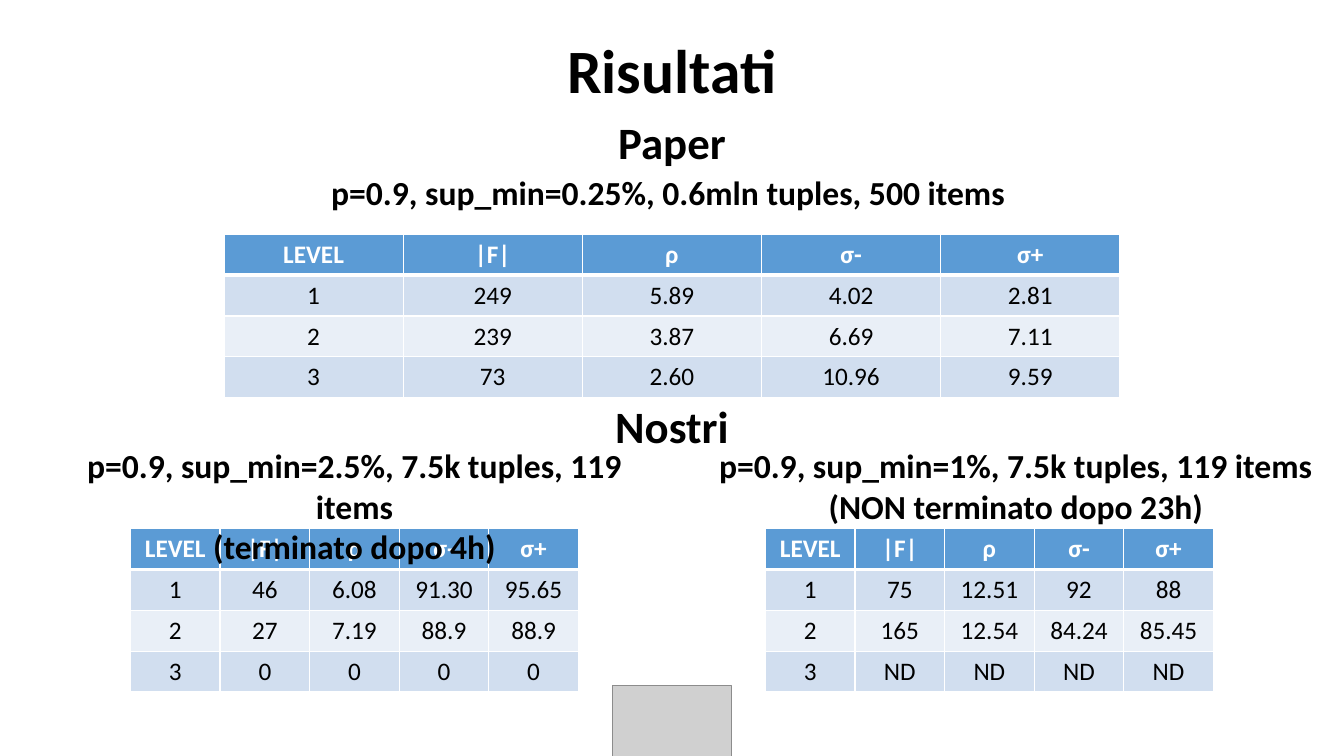
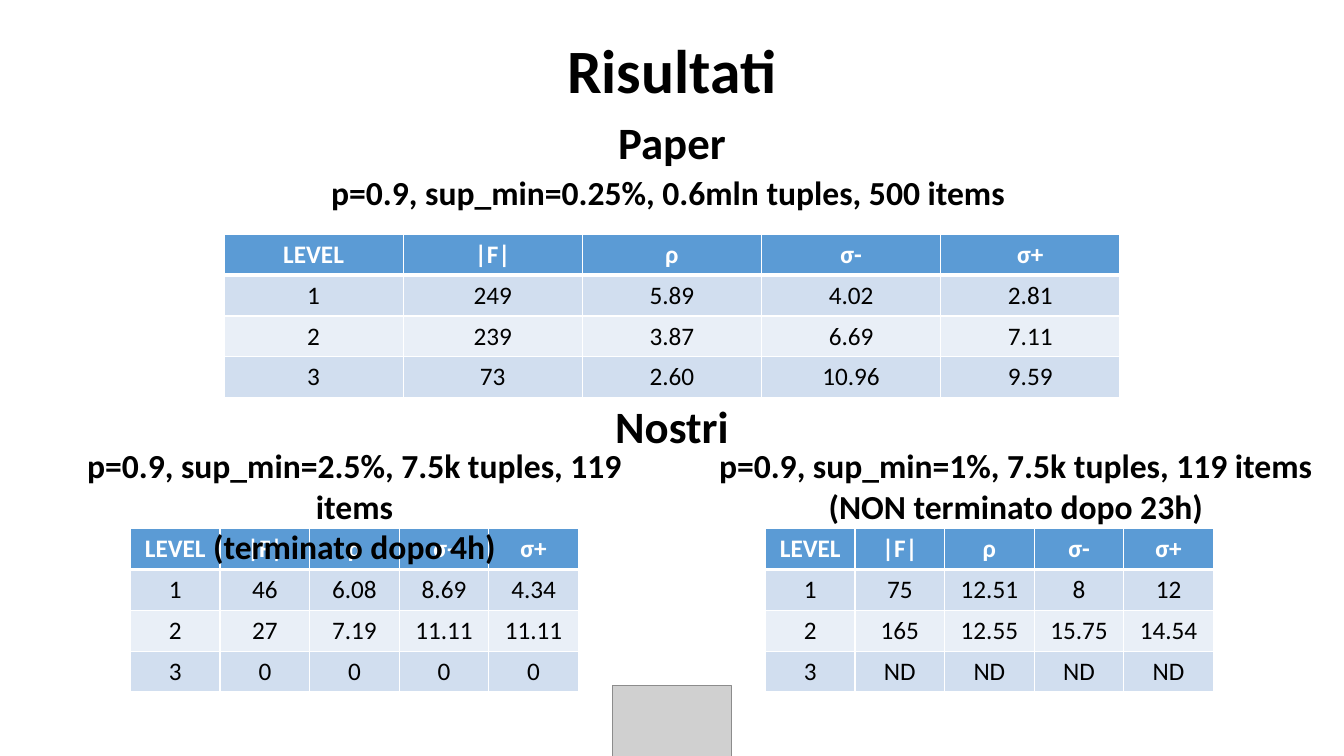
Before and after one commit to jf994/DataProtectionProject, a slide deck: slide 7 of docs/Presentazione.pptx. Drawn at 1344x756 pixels with LibreOffice and Linux fonts; fonts in the diff are those of the drawing; grey boxes stand for pictures; background and template pictures are left out. Boxes give left, top, right and bottom in pixels: in the first picture for what was removed or moved away, otherwise in the second. Text is boxed around its words. In the diff, an @@ line names an element or a change of style, - is before the commit and + after.

```diff
--- a/docs/Presentazione.pptx
+++ b/docs/Presentazione.pptx
@@ table at (130,528,579,692) @@
-row 2, column 4: 91.30
+row 2, column 4: 8.69
-row 2, column 5: 95.65
+row 2, column 5: 4.34
-row 3, column 4: 88.9
+row 3, column 4: 11.11
-row 3, column 5: 88.9
+row 3, column 5: 11.11
@@ table at (765,528,1214,692) @@
-row 2, column 4: 92
+row 2, column 4: 8
-row 2, column 5: 88
+row 2, column 5: 12
-row 3: 2 | 165 | 12.54 | 84.24 | 85.45
+row 3: 2 | 165 | 12.55 | 15.75 | 14.54
```
Also in this commit, not shown: 2 other files.
